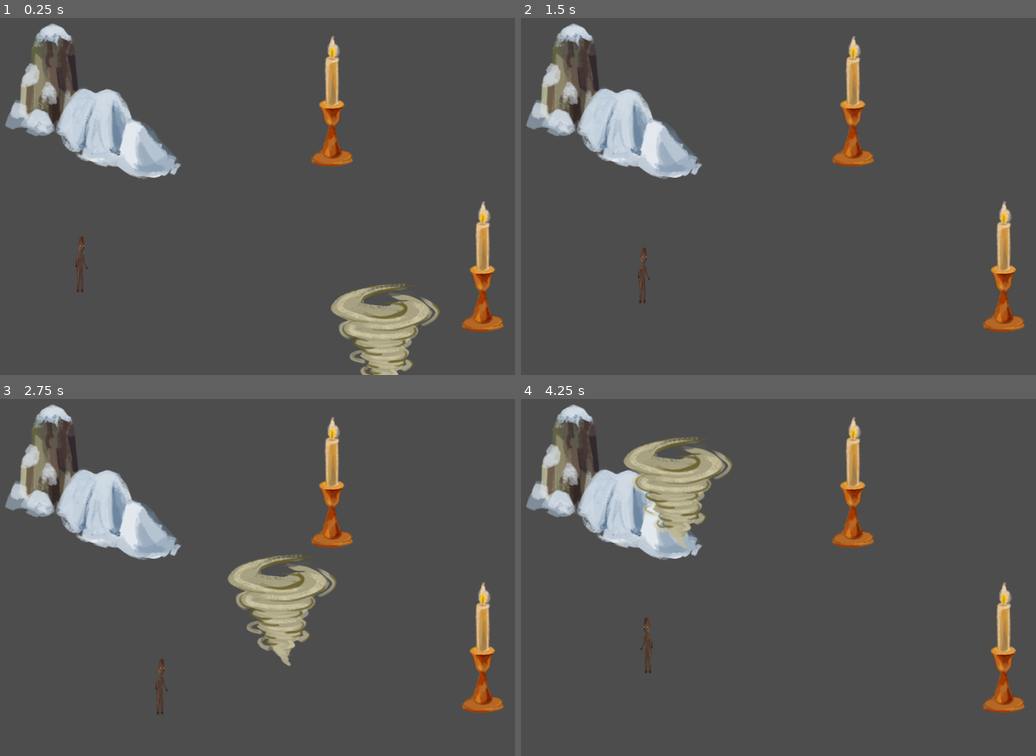
Above: before the commit, frames 1-4 (two rows, left to right).
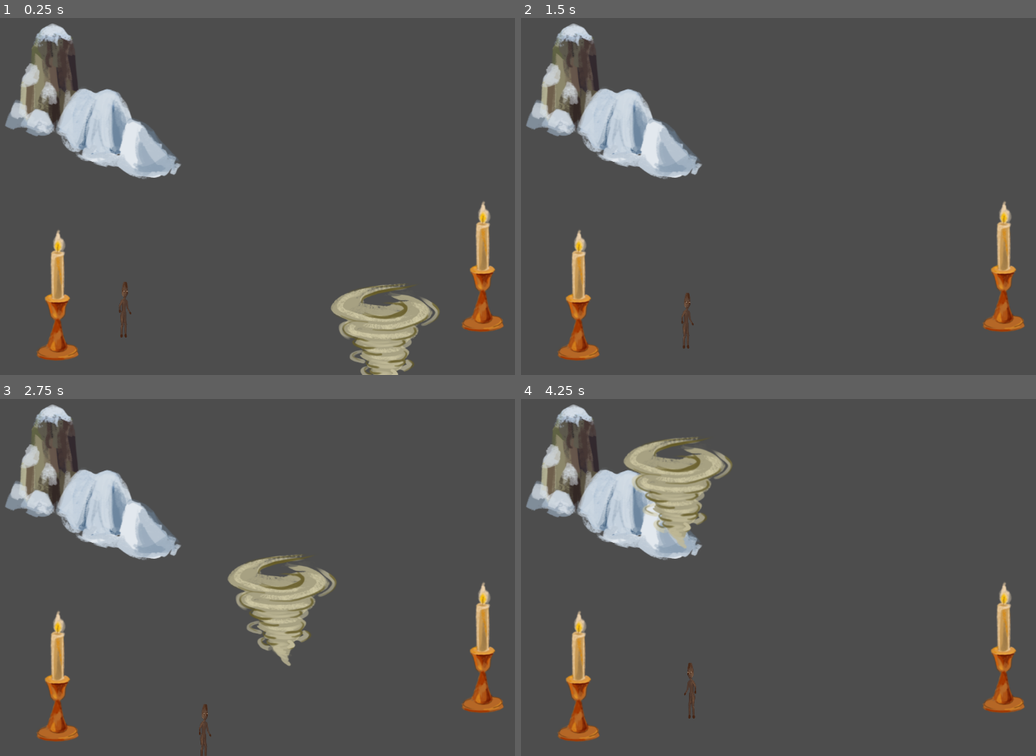
Above: after the commit, the same moments.

Repository: silvanasc804/on-off_labyrinth
Game: Godot game, scene res://scenes/levels/level1.tscn
The game is run twice, just before and just after one commit, with the same random seed, the same clock (stepped at 60 frames per second) and the same inputs.
Inputs:
- Up to frame 1 (0.25 s): no input
- Up to frame 2 (1.5 s): hold D (right) 0.53-1.28 s; hold S (down) from 1.28 s (still down)
- Up to frame 3 (2.75 s): release S (down) at 2.03 s; hold D (right) from 2.03 s (still down)
- Up to frame 4 (4.25 s): release D (right) at 2.78 s; hold W (up) 2.78-3.53 s; hold A (left) from 3.53 s (still down)

The runs differ from the first frame. In frame 1, 2.6% of the frame differs, in the area x 7-69%, y 5-96%; in frame 2, 2.6%; in frame 3, 2.6%; in frame 4, 2.6%.

Commit message:
Configuracion de la logica para el agua de la montaña junto a reaparicion de las velas

Diff:
--- a/scenes/gamecontroller/game_controller.gd
+++ b/scenes/gamecontroller/game_controller.gd
@@ -39,6 +39,9 @@
 func _restart_scene():
 	get_tree().change_scene_to_file("res://scenes/levels/" + str(get_parent().name) + ".tscn")
 
+func _on_node_2d_player_dead() -> void:
+	get_tree().call_deferred("change_scene_to_file", "res://scenes/levels/"+str(get_parent().name)+".tscn")
+
 func _on_vela_player_use() -> void:
 	change_status(true)
 
--- a/scenes/interactive/mountain.gd
+++ b/scenes/interactive/mountain.gd
@@ -5,6 +5,7 @@
 @export var count = 10.0
 
 var player_nearby = false
+signal player_dead
 
 const MOUNTAIN_FROZEN = preload("res://art/interactive/mountain_frozen.png")
 const MOUNTAIN_SEMI_FROZEN = preload("res://art/interactive/mountain_semi_frozen.png")
@@ -41,6 +42,4 @@
 
 
 func _on_body_entered(body: Node2D) -> void:
-	if(body.name != "player"):
-		return
-	print("If player is ON then DEAD")
+	player_dead.emit()
--- a/scenes/interactive/mountain.tscn
+++ b/scenes/interactive/mountain.tscn
@@ -7,7 +7,8 @@
 size = Vector2(391, 375)
 
 [node name="Area2D" type="Area2D"]
-collision_layer = 8
+collision_layer = 0
+collision_mask = 128
 script = ExtResource("1_k3x57")
 
 [node name="Sprite2D" type="Sprite2D" parent="."]
@@ -15,7 +16,7 @@
 
 [node name="CollisionPolygon2D" type="CollisionPolygon2D" parent="."]
 position = Vector2(125, 133)
-polygon = PackedVector2Array(-210.855, -53.2841, -146.855, -20.2841, -38.8546, 17.7159, 21.1454, 7.71594, 34.1454, -9.28406, 32.1454, -36.2841, -42.8546, -120.284, -75.8546, -164.284, -96.8546, -166.284, -137.855, -167.284, -159.855, -151.284, -171.855, -128.284, -194.855, -121.284)
+polygon = PackedVector2Array(-217, -48, -148, -19, -41, 25, 28, 16, 43, -3, 38, -38, -39, -127, -74, -170, -102, -171, -142, -171, -159.855, -151.284, -171.855, -128.284, -194.855, -121.284)
 
 [node name="Area2D" type="Area2D" parent="."]
 collision_mask = 2
@@ -28,7 +29,7 @@
 collision_mask = 2
 
 [node name="CollisionPolygon2D" type="CollisionPolygon2D" parent="StaticBody2D"]
-polygon = PackedVector2Array(-82, 15, -96, 89, 84, 162, 153, 153, 172, 130, 168, 93, 54, -43, -18, -50, -40, -30, -54, -7)
+polygon = PackedVector2Array(-166, 45, -96, 89, 84, 162, 153, 153, 172, 130, 168, 93, 54, -43, -18, -45, -29, -106, -52, -146, -97, -136, -124, -66)
 
 [connection signal="body_entered" from="." to="." method="_on_body_entered"]
 [connection signal="body_entered" from="Area2D" to="." method="_on_area_2d_body_entered"]
--- a/scenes/interactive/vela.gd
+++ b/scenes/interactive/vela.gd
@@ -6,14 +6,26 @@
 var vela_status = 1.0
 var vela_active = true
 
+@export var restore_time = 2
+
 func _process(delta: float) -> void:
-	if(!vela_active):
+	if not vela_active:
 		vela_status -= delta
 	$Sprite2D.modulate.a = vela_status
-	if(vela_status <= 0):
-		pass
+	if vela_active and vela_status < 1.0:
+		vela_status += delta
 
 func _on_body_entered(body: Node2D) -> void:
-	vela_active = false
-	$CollisionShape2D.call_deferred("set_disabled", true)
-	player_use.emit()
+	if vela_active:
+		vela_active = false
+		$CollisionShape2D.call_deferred("set_disabled", true)
+		player_use.emit()
+		restore_later()
+
+func restore_later() -> void:
+	await get_tree().create_timer(restore_time).timeout
+	_restore_vela()
+
+func _restore_vela():
+	vela_active = true
+	$CollisionShape2D.call_deferred("set_disabled", false)
--- a/scenes/levels/level1.tscn
+++ b/scenes/levels/level1.tscn
@@ -16,7 +16,7 @@
 position = Vector2(330, 149)
 
 [node name="player" parent="." instance=ExtResource("2_dd0lh")]
-position = Vector2(309, 445)
+position = Vector2(388, 527)
 
 [node name="tornado" parent="." instance=ExtResource("5_dywbp")]
 position = Vector2(759, 481)
@@ -29,13 +29,14 @@
 [node name="Node2D2" type="Node2D" parent="."]
 
 [node name="vela" parent="Node2D2" instance=ExtResource("3_dd0lh")]
-position = Vector2(763, 149)
+position = Vector2(266, 501)
 
 [node name="vela2" parent="Node2D2" instance=ExtResource("3_dd0lh")]
 position = Vector2(1036, 449)
 
 [node name="GameController" parent="." instance=ExtResource("6_1seuy")]
 
+[connection signal="player_dead" from="Node2D" to="GameController" method="_on_node_2d_player_dead"]
 [connection signal="body_entered" from="tornado" to="." method="_on_tornado_body_entered"]
 [connection signal="player_enter" from="tornado" to="GameController" method="_on_tornado_player_enter"]
 [connection signal="child_entered_tree" from="Node2D2" to="." method="_on_node_2d_2_child_entered_tree"]
--- a/scenes/player/player.tscn
+++ b/scenes/player/player.tscn
@@ -32,7 +32,7 @@
 
 [node name="player" type="CharacterBody2D"]
 scale = Vector2(0.3, 0.3)
-collision_layer = 9
+collision_layer = 25
 collision_mask = 17
 script = ExtResource("1_gmlin")
 speed = 100
--- a/scenes/player/player_on.tscn
+++ b/scenes/player/player_on.tscn
@@ -32,7 +32,7 @@
 
 [node name="player" type="CharacterBody2D"]
 scale = Vector2(0.3, 0.3)
-collision_layer = 10
+collision_layer = 138
 collision_mask = 3
 script = ExtResource("1_jm7tu")
 speed = 100
